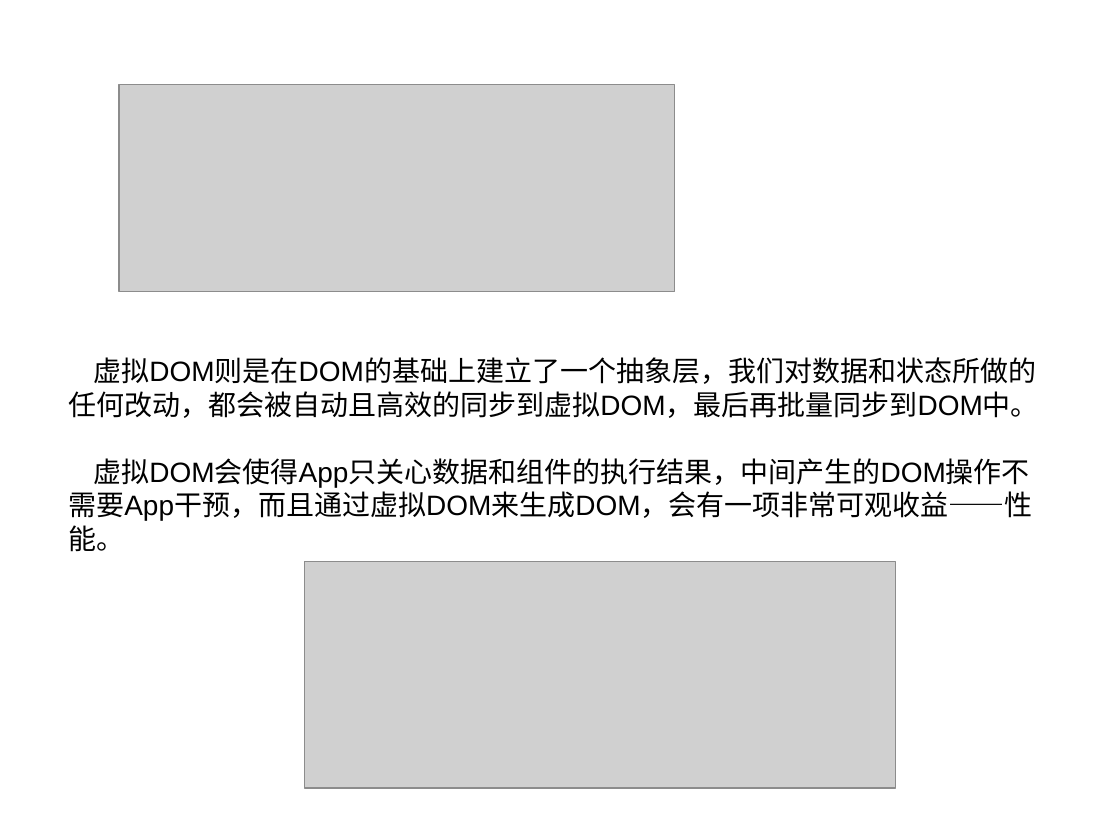
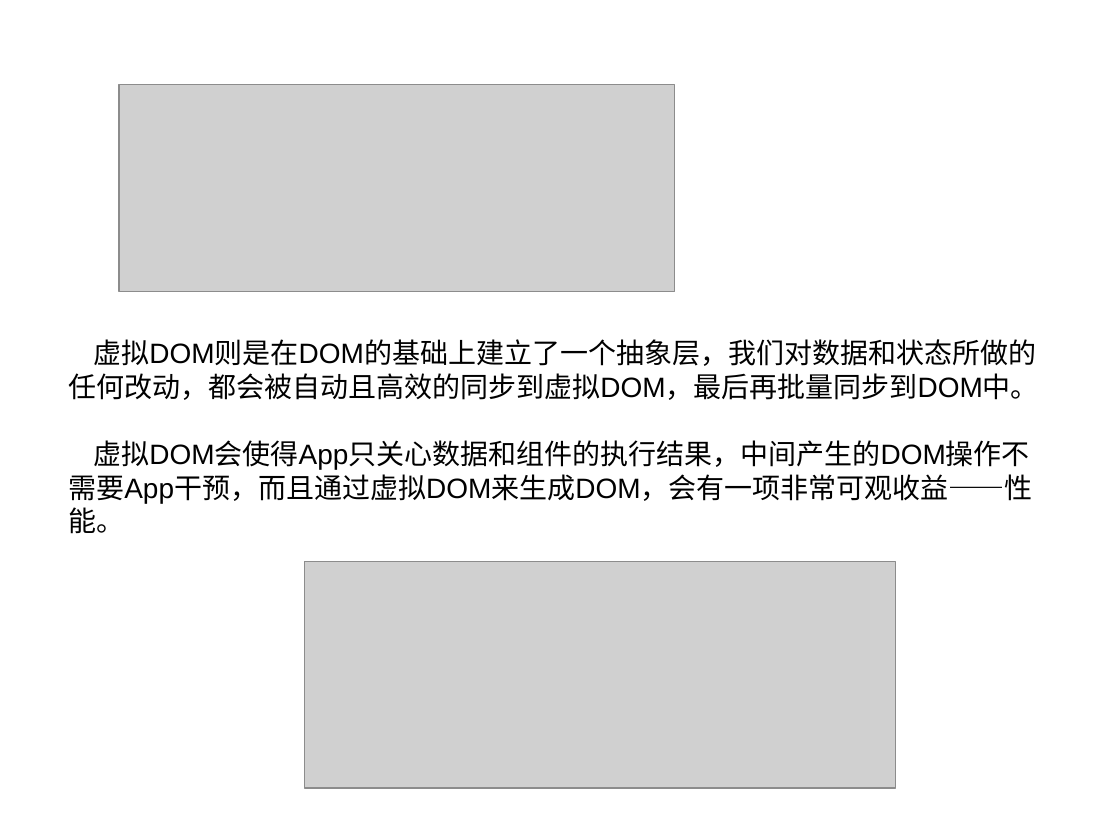
Before and after one commit to guanmeiqi/react-basicKnowledges, a slide deck: slide 22 of react.ppt (slide 20 before the commit). Drawn at 1120x840 pixels with LibreOffice and Linux fonts; fonts in the diff are those of the drawing; grey boxes stand for pictures; background and template pictures are left out. Boxes give left, top, right and bottom in pixels: in the first picture for what was removed or moved away, otherwise in the second. Text is boxed around its words. In the diff, an @@ line names an element or a change of style, - is before the commit and + after.

Commit message:
未完善第一版react基础学习

```diff
--- a/react.ppt
+++ b/react.ppt
@@ text "虚拟DOM则是在DOM的基础上建立了一个抽象层，我们对数据和状态所做的任何改动，都会被自动且高效的同步到虚拟DOM，最后 ...": place and size @@
-text "虚拟DOM则是在DOM的基础上建立了一个抽象层，我们对数据和状态所做的任何改动，都会被自动且高效的同步到虚拟DOM，最后 ..." at [68,357,1039,552]
+text "虚拟DOM则是在DOM的基础上建立了一个抽象层，我们对数据和状态所做的任何改动，都会被自动且高效的同步到虚拟DOM，最后 ..." at [68,339,1039,534]
```
Also in this commit, not shown: 19 other slides changed, 2 slides added, 4 slides removed, 38 other files.
